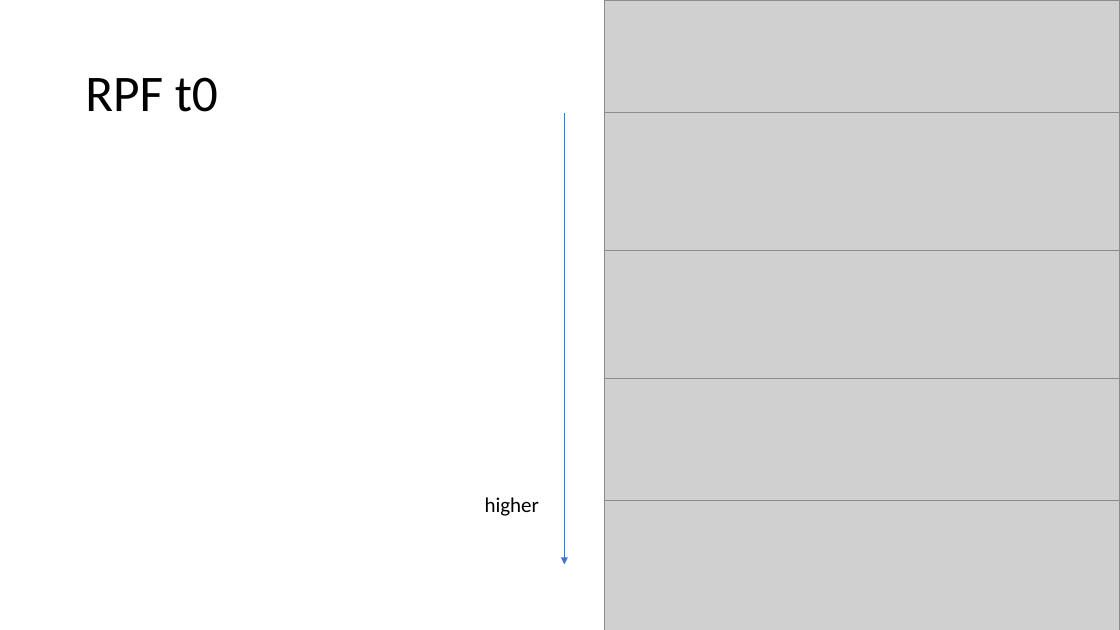
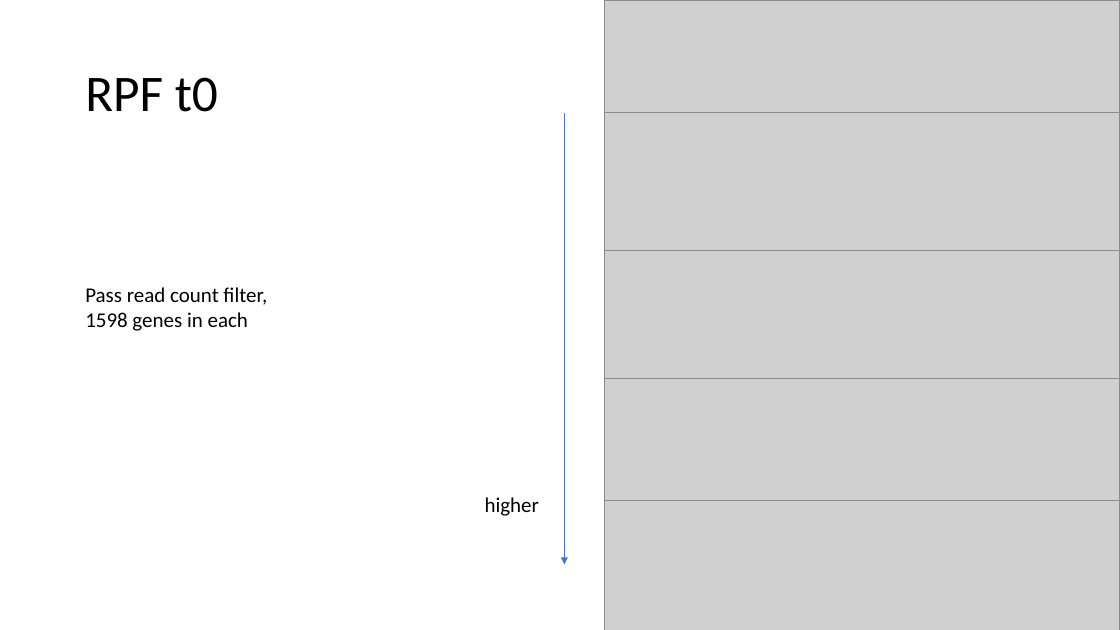
Before and after one commit to zhaoyuehrb/RBC, a slide deck: slide 2 of MOTIF/SeqLogo/seqlogo collate.pptx. Drawn at 1120x630 pixels with LibreOffice and Linux fonts; fonts in the diff are those of the drawing; grey boxes stand for pictures. Boxes give left, top, right and bottom in pixels: in the first picture for what was removed or moved away, otherwise in the second. Text is boxed around its words. In the diff, an @@ line names an element or a change of style, - is before the commit and + after.

```diff
--- a/MOTIF/SeqLogo/seqlogo collate.pptx
+++ b/MOTIF/SeqLogo/seqlogo collate.pptx
@@ text added at <box>85,287,267,331</box>, 18 pt, text #000000 @@
+Pass read count filter,
+1598 genes in each
```
Also in this commit, not shown: 3 other slides changed, 1 slide added, 10 other files.
